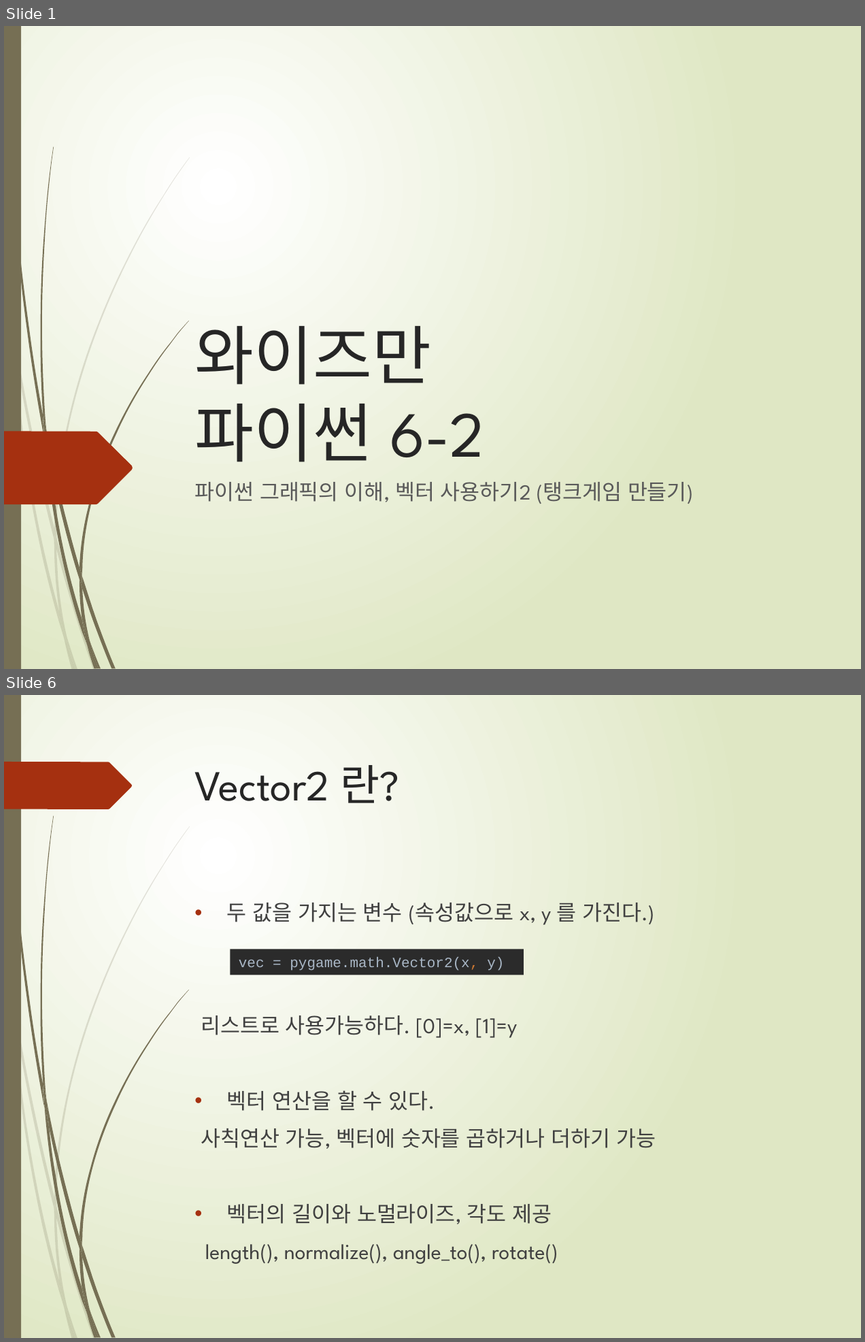
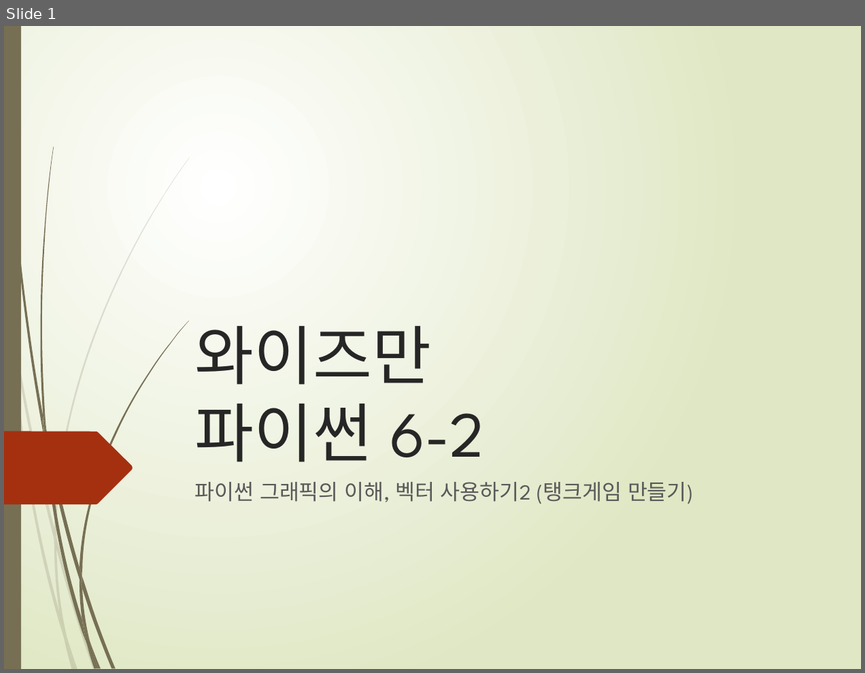
Before and after one commit to freshmea/weizman_python_class, a slide deck: textbook/파이썬6-2교시.pptx. Shown one above the other, each under a label of ours: slides 1 and 6 before the commit, slide 1 after it; the slides between them are not shown. The pictures are 865x1342 and 865x673 pixels, drawn with LibreOffice and Linux fonts; fonts in the diff are those of the drawing. Boxes give left, top, right and bottom in pixels: in the first picture for what was removed or moved away, otherwise in the second. Text is boxed around its words. In the diff, an @@ line names an element or a change of style, - is before the commit and + after.

```diff
--- a/textbook/파이썬6-2교시.pptx
+++ b/textbook/파이썬6-2교시.pptx
@@ slide 6 removed at bbox=[4, 695, 861, 1338], background gradient #FFFFFF to #DFE8C4; not listed: 23 template elements that a slide beside it also shows @@
@@ freeform shape removed at bbox=[4, 762, 132, 810] @@
@@ title removed at bbox=[195, 765, 400, 803] @@
-Vector2 란?
@@ text removed at bbox=[201, 902, 655, 1224] @@
-• 두 값을 가지는 변수 (속성값으로 x, y 를 가진다.)
-리스트로 사용가능하다. [0]=x, [1]=y
-• 벡터 연산을 할 수 있다.
-사칙연산 가능, 벡터에 숫자를 곱하거나 더하기 가능
-• 벡터의 길이와 노멀라이즈, 각도 제공
-length(), normalize(), angle_to(), rotate()
@@ rectangle removed at bbox=[230, 949, 524, 974] @@
-vec = pygame.math.Vector2(x, y)
```
Also in this commit, not shown: 5 slides changed, 3 slides added, 3 other slides removed, 5 other files.
